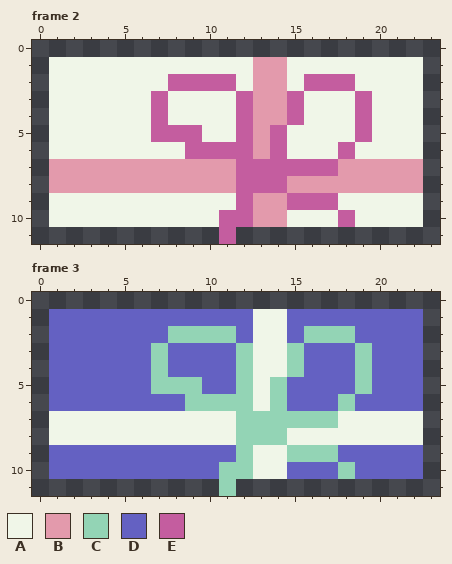
Pixel-art file: asesprite_projects/2x1Present.aseprite. The picture above was drawn from the file before the commit.
24x12 pixels, 3 frames. Shown: frame 2, frame 3. The commit also changed other frames, which this record leaves out.
Visible layers, top first: "Loop", "Band", "Color".
Palette (. is transparent): A #f0f6e8  B #e39aac  C #93d4b5  D #6461c2  E #c45d9f
Pixels before, frame 2, first column x 1:
 1 AAAAAAAAAAAABBAAAAAAAA
 2 AAAAAAAEEEEABBAEEEAAAA
 3 AAAAAAEAAAAEBBEAAAEAAA
 4 AAAAAAEAAAAEBBEAAAEAAA
 5 AAAAAAEEEAAEBEAAAAEAAA
 6 AAAAAAAAEEEEBEAAAEAAAA
 7 BBBBBBBBBBBEEEEEEBBBBB
 8 BBBBBBBBBBBEEEBBBBBBBB
 9 AAAAAAAAAAAEBBEEEAAAAA
10 AAAAAAAAAAEEBBAAAEAAAA
11 ..........E...........
Pixels before, frame 3, first column x 1:
 1 DDDDDDDDDDDDAADDDDDDDD
 2 DDDDDDDCCCCDAADCCCDDDD
 3 DDDDDDCDDDDCAACDDDCDDD
 4 DDDDDDCDDDDCAACDDDCDDD
 5 DDDDDDCCCDDCACDDDDCDDD
 6 DDDDDDDDCCCCACDDDCDDDD
 7 AAAAAAAAAAACCCCCCAAAAA
 8 AAAAAAAAAAACCCAAAAAAAA
 9 DDDDDDDDDDDCAACCCDDDDD
10 DDDDDDDDDDCCAADDDCDDDD
11 ..........C...........
After the commit:
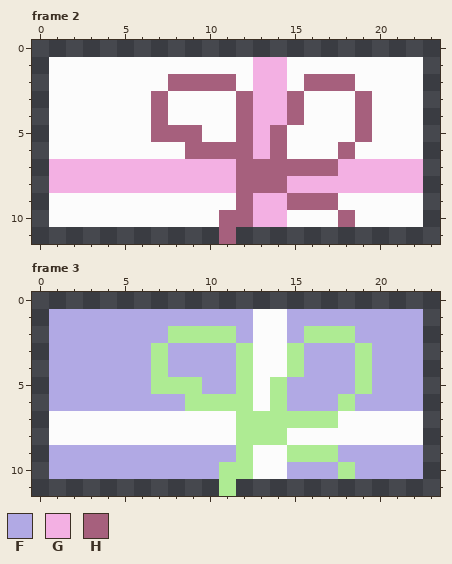
Colours new in this view: F #b1a9e4  G #f3b0e3  H #a6607d
Commit message: redid the present sprites in new colorpallette
Changes in this commit:
colour A: #f0f6e8 -> #fcfcfc
colour C: #93d4b5 -> #aeeb93
Changed rows in their new state; - is a pixel that keeps its letter.
Frame 2, layers "Loop", "Band":
first column x 1:
 1 ------------GG--------
 2 -------HHHH-GG-HHH----
 3 ------H----HGGH---H---
 4 ------H----HGGH---H---
 5 ------HHH--HGH----H---
 6 --------HHHHGH---H----
 7 GGGGGGGGGGGHHHHHHGGGGG
 8 GGGGGGGGGGGHHHGGGGGGGG
 9 -----------HGGHHH-----
10 ----------HHGG---H----
11 ----------H-----------
Frame 3, layer "Color":
first column x 1:
 1 FFFFFFFFFFFF--FFFFFFFF
 2 FFFFFFF----F--F---FFFF
 3 FFFFFF-FFFF----FFF-FFF
 4 FFFFFF-FFFF----FFF-FFF
 5 FFFFFF---FF---FFFF-FFF
 6 FFFFFFFF------FFF-FFFF
 9 FFFFFFFFFFF------FFFFF
10 FFFFFFFFFF----FFF-FFFF
Changed places in both pictures, as pixel boxes (x1, y1, x2, y2):
changed: (49, 57, 423, 244)
changed: (49, 309, 423, 496)
